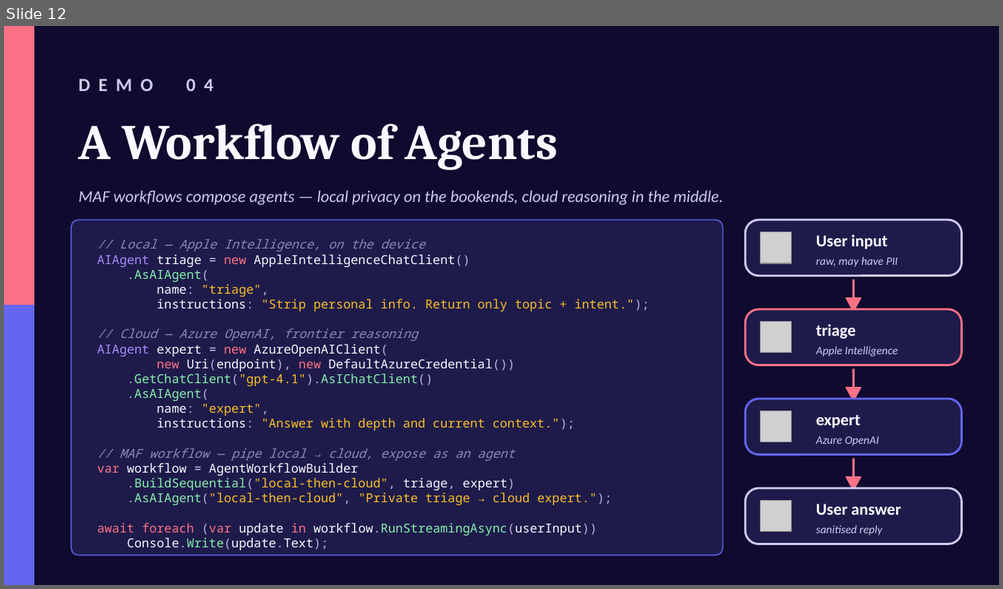
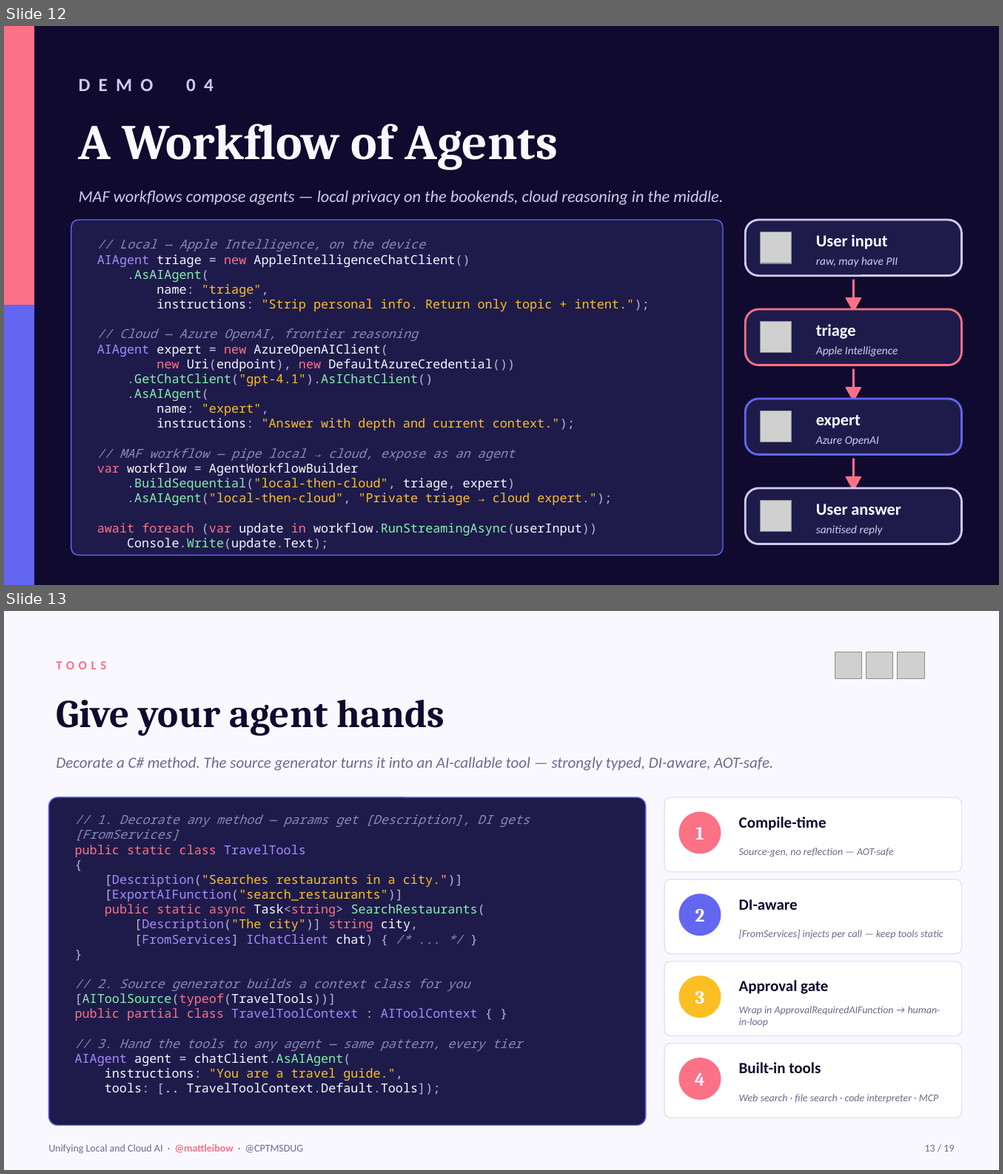
Before and after one commit to mattleibow/cptmsdug-local-cloud-agent-framework, a slide deck: slides/Unifying-Local-Cloud-AI.pptx. Shown one above the other, each under a label of ours: slide 12 before the commit, slides 12 and 13 after it. The pictures are 1003x589 and 1003x1174 pixels, drawn with LibreOffice and Linux fonts; fonts in the diff are those of the drawing; grey boxes stand for pictures. Boxes give left, top, right and bottom in pixels: in the first picture for what was removed or moved away, otherwise in the second. Text is boxed around its words. In the diff, an @@ line names an element or a change of style, - is before the commit and + after.

```diff
--- a/slides/Unifying-Local-Cloud-AI.pptx
+++ b/slides/Unifying-Local-Cloud-AI.pptx
@@ slide 13 added at <box>4,611,999,1170</box>, background #FAF8FF @@
@@ picture added at <box>834,652,861,679</box> @@
@@ picture added at <box>866,652,893,679</box> @@
@@ picture added at <box>897,652,924,679</box> @@
@@ text added at <box>56,661,106,669</box>, 12 pt, text #FB7185, bold @@
+TOOLS
@@ text added at <box>56,700,444,735</box>, 38 pt, text #0F0A2E, bold @@
+Give your agent hands
@@ text added at <box>56,757,773,771</box>, 15 pt, text #6B6B8F, italic @@
+Decorate a C# method. The source generator turns it into an AI-callable tool — strongly typed, DI-aware, AOT-safe.
@@ rounded rectangle added at <box>48,797,646,1126</box>, fill #1E1B4B, outline #6366F1 1 pt @@
@@ rounded rectangle added at <box>664,797,962,872</box>, fill #FFFFFF, outline #E5E1F5 1 pt @@
@@ text added at <box>75,815,529,1095</box>, 12 pt, text #8B88B5 @@
+// 1. Decorate any method — params get [Description], DI gets [FromServices]
+public static class TravelTools
+{
+[Description("Searches restaurants in a city.")]
+[ExportAIFunction("search_restaurants")]
+public static async Task<string> SearchRestaurants(
+[Description("The city")] string city,
+[FromServices] IChatClient chat) { /* ... */ }
+}
+// 2. Source generator builds a context class for you
+[AIToolSource(typeof(TravelTools))]
+public partial class TravelToolContext : AIToolContext { }
+// 3. Hand the tools to any agent — same pattern, every tier
+AIAgent agent = chatClient.AsAIAgent(
+instructions: "You are a travel guide.",
+tools: [.. TravelToolContext.Default.Tools]);
@@ ellipse added at <box>679,812,720,854</box>, fill #FB7185, outline #FB7185 1 pt @@
@@ text added at <box>695,827,704,840</box>, 18 pt, text #FAF8FF, bold @@
+1
@@ text added at <box>739,817,826,831</box>, 15 pt, text #0F0A2E, bold @@
+Compile-time
@@ text added at <box>739,848,893,857</box>, 10 pt, text #6B6B8F, italic @@
+Source-gen, no reflection — AOT-safe
@@ rounded rectangle added at <box>664,880,962,954</box>, fill #FFFFFF, outline #E5E1F5 1 pt @@
@@ ellipse added at <box>679,894,720,936</box>, fill #6366F1, outline #6366F1 1 pt @@
@@ text added at <box>695,909,705,922</box>, 18 pt, text #FAF8FF, bold @@
+2
@@ text added at <box>739,900,797,910</box>, 15 pt, text #0F0A2E, bold @@
+DI-aware
@@ text added at <box>739,930,943,940</box>, 10 pt, text #6B6B8F, italic @@
+[FromServices] injects per call — keep tools static
@@ rounded rectangle added at <box>664,962,962,1037</box>, fill #FFFFFF, outline #E5E1F5 1 pt @@
@@ ellipse added at <box>679,977,720,1017</box>, fill #FBBF24, outline #FBBF24 1 pt @@
@@ text added at <box>739,980,828,994</box>, 15 pt, text #0F0A2E, bold @@
+Approval gate
@@ text added at <box>695,991,705,1004</box>, 18 pt, text #FAF8FF, bold @@
+3
@@ text added at <box>739,1006,940,1027</box>, 10 pt, text #6B6B8F, italic @@
+Wrap in ApprovalRequiredAIFunction → human-in-loop
@@ rounded rectangle added at <box>664,1044,962,1119</box>, fill #FFFFFF, outline #E5E1F5 1 pt @@
@@ ellipse added at <box>679,1059,720,1099</box>, fill #FB7185, outline #FB7185 1 pt @@
@@ text added at <box>694,1073,705,1086</box>, 18 pt, text #FAF8FF, bold @@
+4
@@ text added at <box>739,1062,820,1073</box>, 15 pt, text #0F0A2E, bold @@
+Built-in tools
@@ text added at <box>739,1094,938,1103</box>, 10 pt, text #6B6B8F, italic @@
+Web search · file search · code interpreter · MCP
@@ text added at <box>48,1145,304,1154</box>, 10 pt, text #6B6B8F @@
+Unifying Local and Cloud AI · @mattleibow · @CPTMSDUG
@@ text added at <box>925,1145,953,1152</box>, 10 pt, text #6B6B8F @@
+13 / 19
```
Also in this commit, not shown: 10 slides changed, 2 other slides added, 1 other file.
